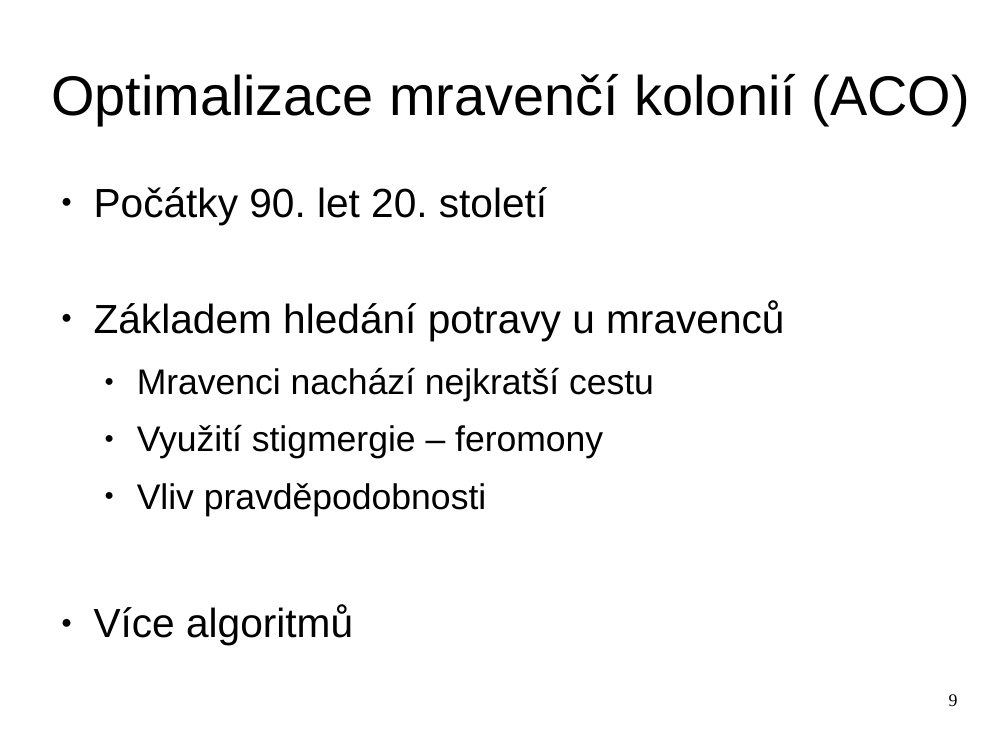
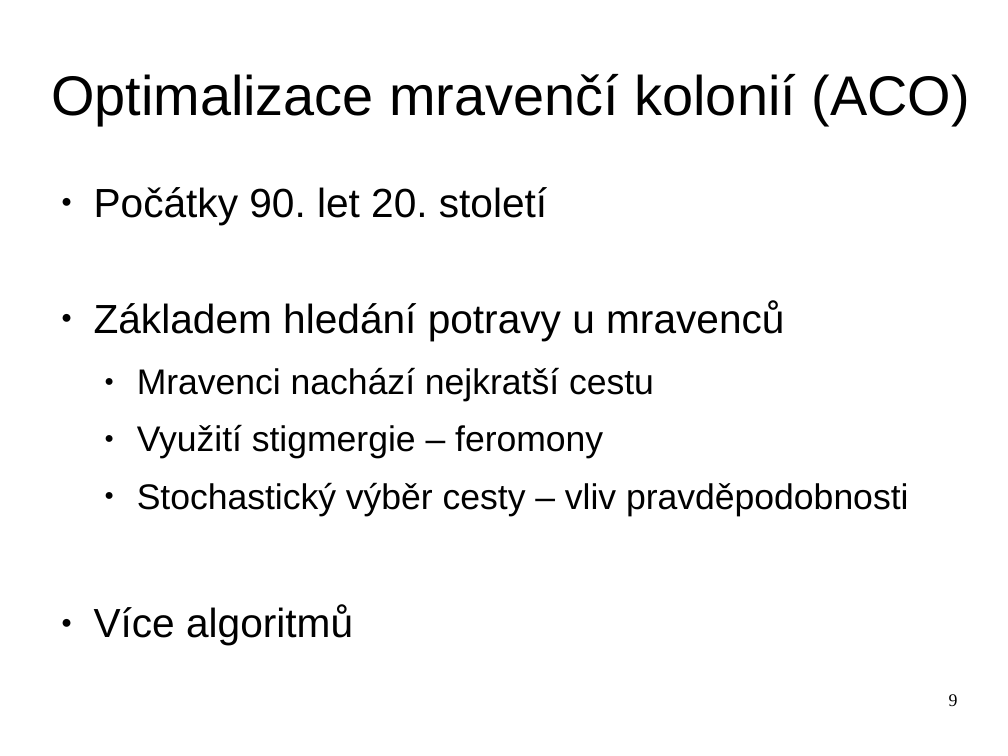
Before and after one commit to hellerstanislav/sin, a slide deck: slide 9 of presentation/swarm.odp. Drawn at 1008x756 pixels with LibreOffice and Linux fonts; fonts in the diff are those of the drawing. Boxes give left, top, right and bottom in pixels: in the first picture for what was removed or moved away, otherwise in the second. Text is boxed around its words. In the diff, an @@ line names an element or a change of style, - is before the commit and + after.

```diff
--- a/presentation/swarm.odp
+++ b/presentation/swarm.odp
@@ text at [137,482,908,516]: text changed @@
-  ● Vliv pravděpodobnosti
+  ● Stochastický výběr cesty – vliv pravděpodobnosti
```
Also in this commit, not shown: 7 other slides changed, 3 other files.
